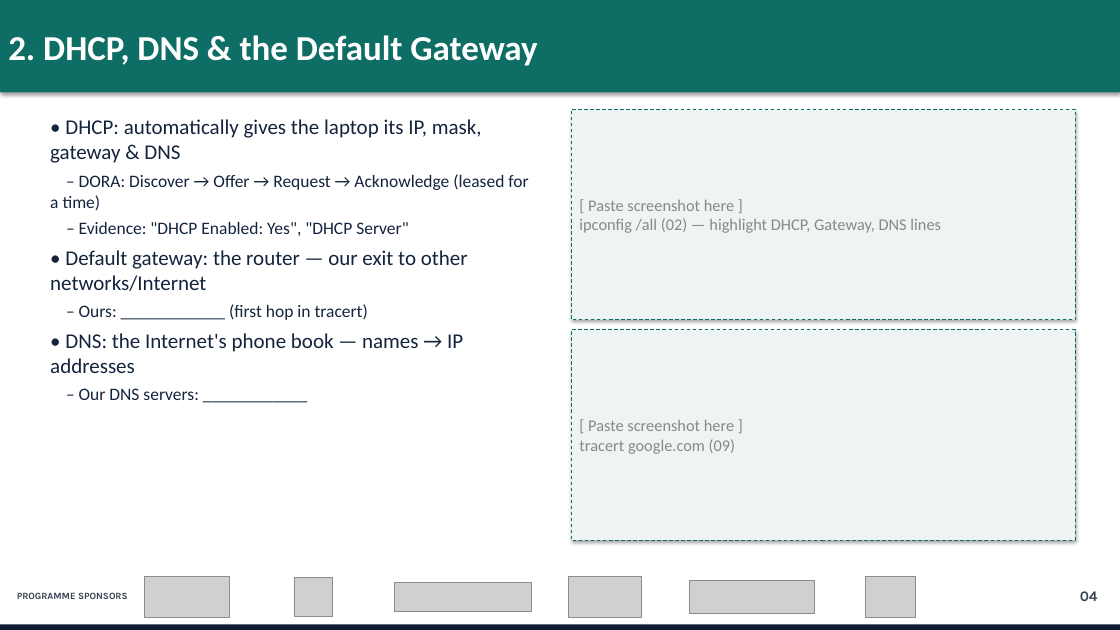
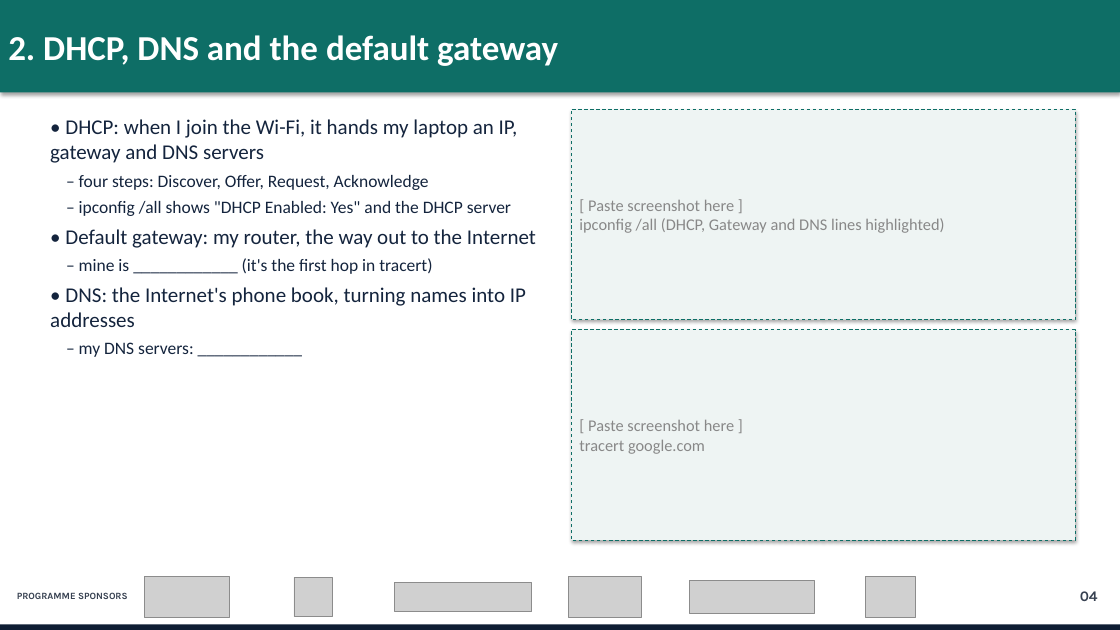
Before and after one commit to wakalala-droid/LightRays, a slide deck: slide 4 of group3-network-identity/Group3_Network_Identity_DNS.pptx. Drawn at 1120x630 pixels with LibreOffice and Linux fonts; fonts in the diff are those of the drawing; grey boxes stand for pictures. Boxes give left, top, right and bottom in pixels: in the first picture for what was removed or moved away, otherwise in the second. Text is boxed around its words. In the diff, an @@ line names an element or a change of style, - is before the commit and + after.

```diff
--- a/group3-network-identity/Group3_Network_Identity_DNS.pptx
+++ b/group3-network-identity/Group3_Network_Identity_DNS.pptx
@@ text in rectangle at bbox=[8, 35, 558, 66]: text changed @@
-2. DHCP, DNS & the Default Gateway
+2. DHCP, DNS and the default gateway
@@ text at bbox=[50, 119, 536, 357]: text changed @@
-• DHCP: automatically gives the laptop its IP, mask, gateway & DNS
-– DORA: Discover → Offer → Request → Acknowledge (leased for a time)
-– Evidence: "DHCP Enabled: Yes", "DHCP Server"
-• Default gateway: the router — our exit to other networks/Internet
-– Ours: ____________ (first hop in tracert)
-• DNS: the Internet's phone book — names → IP addresses
-– Our DNS servers: ____________
+• DHCP: when I join the Wi-Fi, it hands my laptop an IP, gateway and DNS servers
+– four steps: Discover, Offer, Request, Acknowledge
+– ipconfig /all shows "DHCP Enabled: Yes" and the DHCP server
+• Default gateway: my router, the way out to the Internet
+– mine is ____________ (it's the first hop in tracert)
+• DNS: the Internet's phone book, turning names into IP addresses
+– my DNS servers: ____________
@@ text in rectangle at bbox=[579, 218, 944, 233]: text changed @@
-ipconfig /all (02) — highlight DHCP, Gateway, DNS lines
+ipconfig /all (DHCP, Gateway and DNS lines highlighted)
@@ text in rectangle at bbox=[579, 440, 705, 454]: text changed @@
-tracert google.com (09)
+tracert google.com
```
Also in this commit, not shown: 6 other slides changed, 2 other files.
